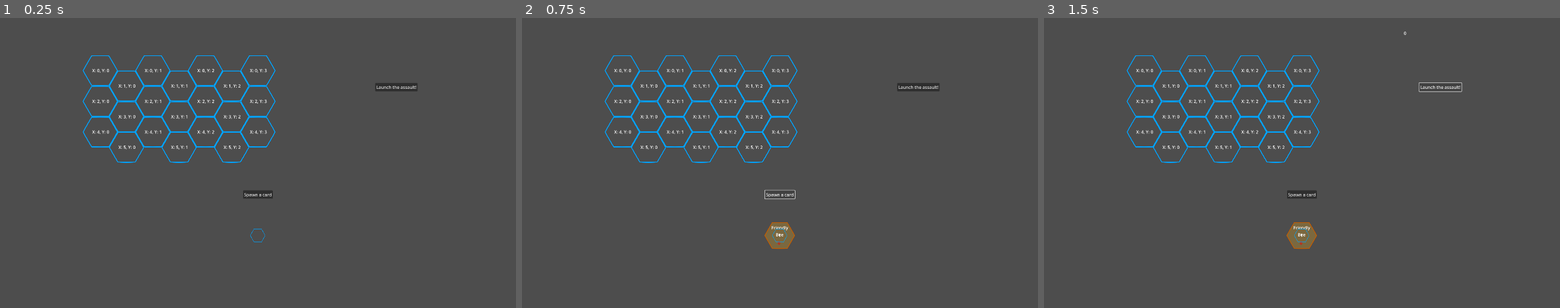
Above: before the commit, frames 1-3 (left to right).
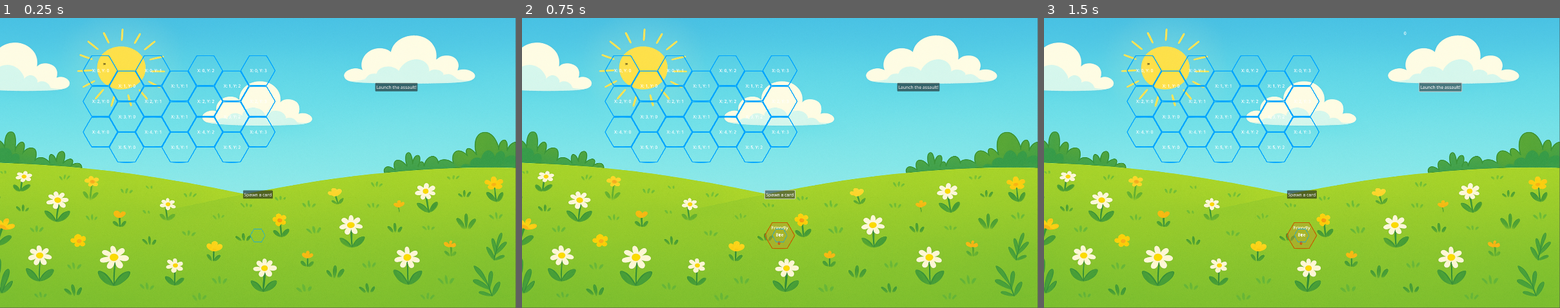
Above: after the commit, the same moments.

Repository: tysia2512/buzzco
Game: Godot game, scene res://scenes/main.tscn
The game is run twice, just before and just after one commit, with the same random seed, the same clock (stepped at 60 frames per second) and the same inputs.
Inputs:
- Up to frame 1 (0.25 s): no input
- Up to frame 2 (0.75 s): click "Spawn a card" at 0.5 s
- Up to frame 3 (1.5 s): click "Launch the assault!" at 1.25 s

The runs differ from the first frame. In frame 1, 99% of the frame differs, in the area x 0-100%, y 0-100%; in frame 2, 99%; in frame 3, 99%.

Commit message:
Add pollen counter

Diff:
--- a/project.godot
+++ b/project.godot
@@ -15,6 +15,10 @@
 config/features=PackedStringArray("4.4", "Forward Plus")
 config/icon="res://icon.svg"
 
+[autoload]
+
+PollenManager="*res://scenes/pollen_manager.gd"
+
 [display]
 
 window/size/viewport_width=1920
--- /dev/null
+++ b/scenes/main.gd
@@ -0,0 +1,6 @@
+extends Node2D
+
+@onready var card_movement_manager: Node2D = $CardMovementManager
+
+func ready():
+	card_movement_manager.pollen_manager = card_movement_manager
--- a/scenes/main.tscn
+++ b/scenes/main.tscn
@@ -1,13 +1,31 @@
-[gd_scene load_steps=7 format=3 uid="uid://rgnja06btpb7"]
+[gd_scene load_steps=10 format=3 uid="uid://rgnja06btpb7"]
 
 [ext_resource type="PackedScene" uid="uid://q1bx0oxeisoc" path="res://scenes/grid.tscn" id="1_0wfyh"]
+[ext_resource type="Script" uid="uid://bumb3b6pr0scy" path="res://scenes/main.gd" id="1_85g3d"]
+[ext_resource type="Texture2D" uid="uid://dp46lamxqdnjy" path="res://assets/ChatGPT Image Jun 24, 2025, 08_01_31 PM.png" id="1_o6xl0"]
 [ext_resource type="PackedScene" uid="uid://qm813tqd45mo" path="res://scenes/deck_n_hand.tscn" id="2_sugp2"]
+[ext_resource type="Script" uid="uid://dupf0687sotgl" path="res://scenes/pollen_count.gd" id="3_85g3d"]
 [ext_resource type="Script" uid="uid://da7y0ixwnlfln" path="res://scripts/point_counter.gd" id="3_sugp2"]
 [ext_resource type="Script" uid="uid://btxvhv1dwgx66" path="res://scripts/card_movement_manager.gd" id="4_jyhfs"]
 [ext_resource type="PackedScene" uid="uid://ckpptl2jqbff3" path="res://scenes/basic_bee_card.tscn" id="5_tefeu"]
 [ext_resource type="PackedScene" uid="uid://cnbumly8wd46w" path="res://scenes/friendly_bee_card.tscn" id="6_tefeu"]
 
 [node name="Main" type="Node2D"]
+script = ExtResource("1_85g3d")
+
+[node name="Background" type="Sprite2D" parent="."]
+scale = Vector2(1.25, 1.05371)
+texture = ExtResource("1_o6xl0")
+centered = false
+
+[node name="PollenCount" type="Label" parent="."]
+offset_left = 385.0
+offset_top = 165.0
+offset_right = 524.0
+offset_bottom = 221.0
+theme_override_colors/font_color = Color(0, 0, 0, 1)
+theme_override_font_sizes/font_size = 8
+script = ExtResource("3_85g3d")
 
 [node name="PointCounter" type="Control" parent="."]
 layout_mode = 3
--- /dev/null
+++ b/scenes/pollen_count.gd
@@ -0,0 +1,4 @@
+extends Label
+
+func _process(delta: float):
+	set_text(str(PollenManager.pollen))
--- /dev/null
+++ b/scenes/pollen_manager.gd
@@ -0,0 +1,9 @@
+extends Node2D
+
+var pollen = 50
+
+func can_afford_pollen(x: int) -> bool:
+	return true
+
+func pay_pollen(x: int) -> void:
+	pollen -= x
--- /dev/null
+++ b/scenes/pollen_manager.tscn
@@ -0,0 +1,6 @@
+[gd_scene load_steps=2 format=3 uid="uid://17yh1762x5qx"]
+
+[ext_resource type="Script" uid="uid://dooc8gf7qhax2" path="res://scenes/pollen_manager.gd" id="1_vy1wf"]
+
+[node name="PollenCounter" type="Node2D"]
+script = ExtResource("1_vy1wf")
--- a/scripts/card.gd
+++ b/scripts/card.gd
@@ -6,6 +6,7 @@
 @export var attack_value: int = 1
 @export var card_name: String = "Card"
 @export var current_attack_points: int = 1
+@export var pollen_cost: int = 1
 
 @onready var name_label: Label = $NameLabel
 @onready var attack_label: Label = $AttackLabel
@@ -57,10 +58,14 @@
 	_is_dragged = false
 	_is_in_hand = false
 	_is_on_the_board = true
+	if !PollenManager.can_afford_pollen(pollen_cost):
+		return
+
 	if _tile_placed != null:
 		emit_signal("card_removed_from_board", _tile_placed)
 		_tile_placed.remove_card()
 	_tile_placed = tile
+	PollenManager.pay_pollen(pollen_cost)
 	emit_signal("card_placed", tile)
 
 func is_in_hand() -> bool:
--- a/scripts/card_spawn_point.gd
+++ b/scripts/card_spawn_point.gd
@@ -33,7 +33,5 @@
 	var card = card_scene.instantiate()
 	card.visible = false
 	add_child(card)
-	print("Added card to the tree")
-	print(card)
 	_arrange_cards()
 	card.visible = true
--- a/scripts/friendly_bee_card.gd
+++ b/scripts/friendly_bee_card.gd
@@ -5,7 +5,7 @@
 const _attack_value = 1
 const _name = "Friendly Bee"
 
-func _init():
+func _init() -> void:
 	visible = false
 
 func _ready():
@@ -16,13 +16,7 @@
 func _process(delta: float) -> void:
 	if card.get_grid_tile() == null:
 		return
-	debug()
 	var cards = card.get_grid_tile().get_neighbors().map(
 		func(tile): return tile.get_card()
 		).filter(func(x): return x != null)
 	card.current_attack_points = _attack_value * (1 + cards.size())
-
-func debug():
-	var neigh = card.get_grid_tile().get_neighbors()
-	for i in neigh:
-		(i as GridTile).highlight()
--- a/scripts/grid_tile.gd
+++ b/scripts/grid_tile.gd
@@ -30,9 +30,6 @@
 func get_card() -> Card:
 	return _card
 
-func highlight() -> void:
-	debug_coord_label.add_theme_color_override("font_color", Color.AQUAMARINE)
-
 func get_top_neighbor() -> GridTile:
 	return grid.get_tile(row - 2, column)
 
Binary file added: assets/ChatGPT Image Jun 24, 2025, 08_01_31 PM.png
Not shown, added: assets/ChatGPT Image Jun 24, 2025, 08_01_31 PM.png.import
Not shown, added: scenes/main.gd.uid
Not shown, added: scenes/pollen_count.gd.uid
Not shown, added: scenes/pollen_manager.gd.uid
